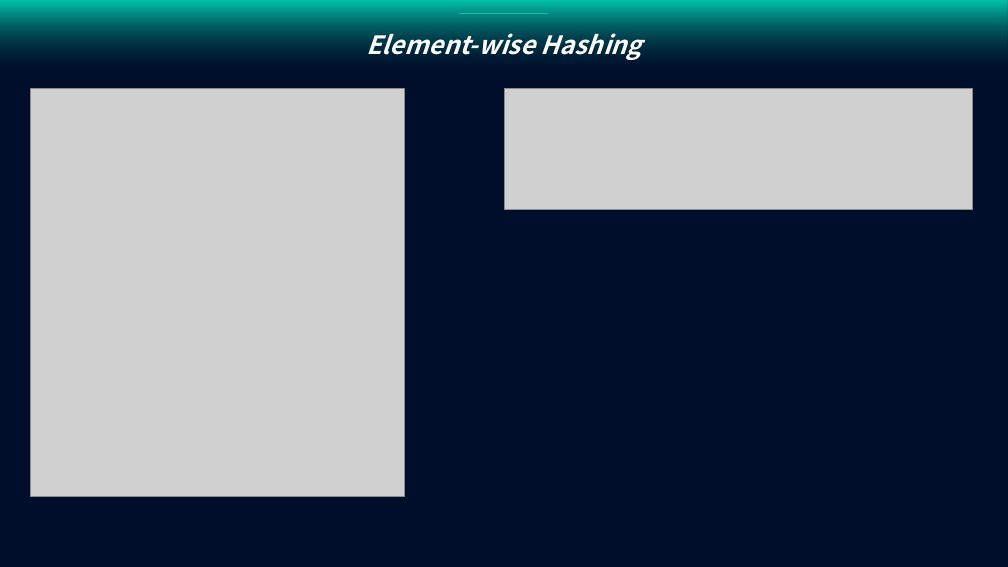
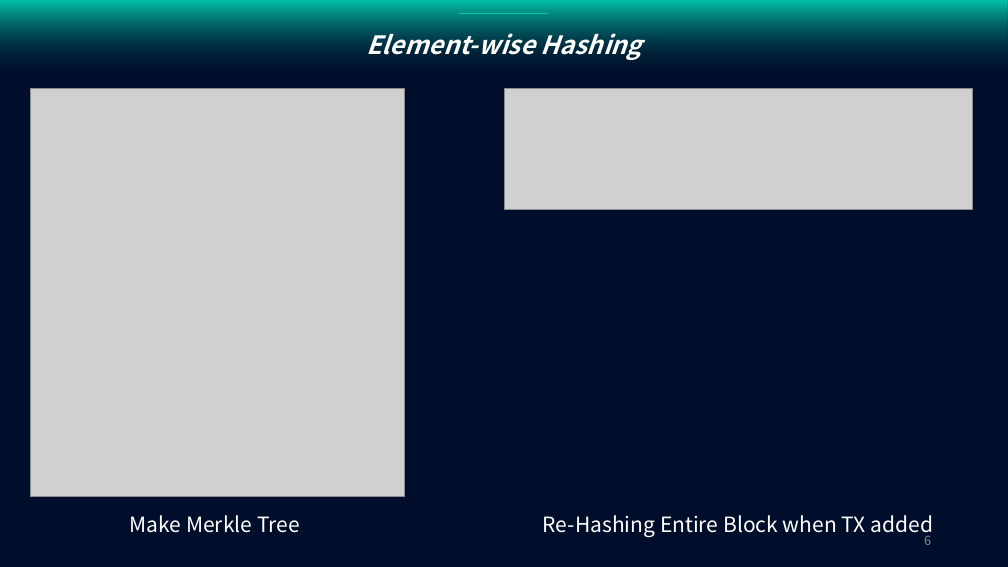
Before and after one commit to purachina/etri, a slide deck: slide 6 of Advanced Buisness Communicating Design/구현.pptx. Drawn at 1008x567 pixels with LibreOffice and Linux fonts; fonts in the diff are those of the drawing; grey boxes stand for pictures. Boxes give left, top, right and bottom in pixels: in the first picture for what was removed or moved away, otherwise in the second. Text is boxed around its words. In the diff, an @@ line names an element or a change of style, - is before the commit and + after.

```diff
--- a/Advanced Buisness Communicating Design/구현.pptx
+++ b/Advanced Buisness Communicating Design/구현.pptx
@@ text added at <box>130,515,300,533</box>, 20 pt, text #FFFFFF @@
+Make Merkle Tree
@@ text added at <box>543,515,934,537</box>, 20 pt, text #FFFFFF @@
+Re-Hashing Entire Block when TX added
@@ page number added at <box>924,532,931,545</box>, 12 pt, text #8C8C8C @@
+6
```
Also in this commit, not shown: 10 other slides changed.
